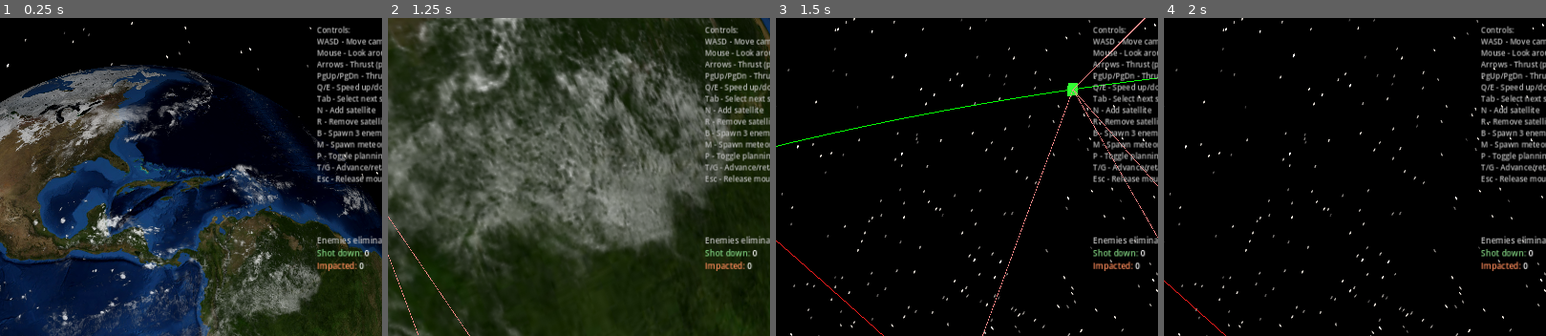
Above: before the commit, frames 1-4 (left to right).
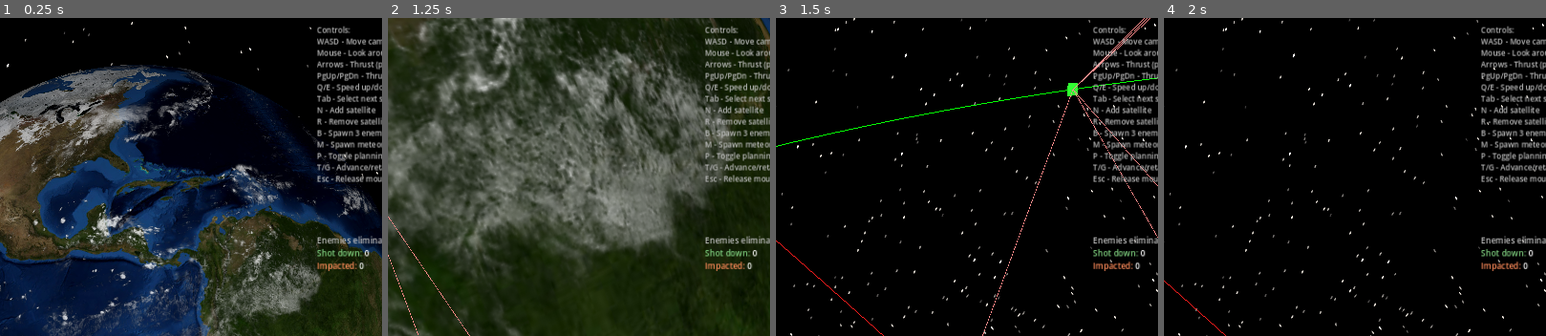
Above: after the commit, the same moments.

Repository: mellenburg/game
Game: Godot game, scene res://scenes/main.tscn
Same seed, same stepped clock (60 frames per second), same inputs: the game is played once before the commit and once after it.
Inputs (mouse positions are % of the whole screen's width and height, from its top left):
- Up to frame 1 (0.25 s): no input
- Up to frame 2 (1.25 s): tap Enter at 0.5 s; move the mouse to (55, 50) at 0.52 s; hold W (move_forward) from 0.53 s (still down); tap B (add_enemies) at 0.6 s
- Up to frame 3 (1.5 s): keep holding W (move_forward); move the mouse to (45, 50) at 1.27 s; tap M (add_meteorites) at 1.35 s
- Up to frame 4 (2 s): keep holding W (move_forward)
The pictures show only the part of the screen within x 32-82%, y 0-50%; the shares and areas given below are measured in that part.

Frames 1-2 are identical in both runs. In frame 3, 0.1% of the frame differs, in the area x 80-98%, y 0-21%; in frame 4, nothing differs.

Commit message:
Faster, wider-spread meteorite storms
Bump radial speed (2.0→3.5 km/s) and tangential speed (0.2→0.8 km/s)
ranges so storms come in noticeably hotter while still staying below
escape velocity at the upper-altitude end (≈4.4 km/s at 35000 km),
even under worst-case jitter alignment. Lateral cluster spread goes
800→3000 km and altitude jitter 400→1500 km so the three trajectory
lines fan out clearly on screen rather than overlapping.

Diff:
--- a/godot/scripts/earth_system.gd
+++ b/godot/scripts/earth_system.gd
@@ -28,18 +28,20 @@
 const METEORITES_PER_STORM: int = 3
 const METEORITE_ALT_MIN_KM: float = 20000.0
 const METEORITE_ALT_MAX_KM: float = 35000.0
-# Speeds picked so v < escape velocity at the spawn altitude (≈ 4 km/s
-# at 30000 km altitude) — bound elliptical trajectory guaranteed.
-const METEORITE_RADIAL_SPEED_MIN: float = 1.5
-const METEORITE_RADIAL_SPEED_MAX: float = 3.0
-const METEORITE_TANGENTIAL_SPEED_MIN: float = 0.1
-const METEORITE_TANGENTIAL_SPEED_MAX: float = 0.6
-# Cluster scatter relative to the storm's nominal entry point. A few
-# hundred km of lateral offset and minor altitude / velocity jitter so
-# the bodies arrive visibly distinct but read as a single swarm.
-const METEORITE_LATERAL_SPREAD_KM: float = 800.0
-const METEORITE_ALT_JITTER_KM: float = 400.0
-const METEORITE_VELOCITY_JITTER: float = 0.3
+# Speeds picked so v < escape velocity at the spawn altitude (≈ 4.4 km/s
+# at 35000 km altitude) — bound elliptical trajectory guaranteed even
+# under jitter at the worst-case alignment.
+const METEORITE_RADIAL_SPEED_MIN: float = 2.0
+const METEORITE_RADIAL_SPEED_MAX: float = 3.5
+const METEORITE_TANGENTIAL_SPEED_MIN: float = 0.2
+const METEORITE_TANGENTIAL_SPEED_MAX: float = 0.8
+# Cluster scatter relative to the storm's nominal entry point. Thousands
+# of km of lateral offset + altitude jitter so the three trajectory
+# lines fan out clearly on screen rather than overlapping; per-axis
+# velocity jitter peels each path further apart over time.
+const METEORITE_LATERAL_SPREAD_KM: float = 3000.0
+const METEORITE_ALT_JITTER_KM: float = 1500.0
+const METEORITE_VELOCITY_JITTER: float = 0.4
 # Meteorites are softer than orbital enemies — one laser hit removes them.
 const METEORITE_HP: float = 25.0
 
